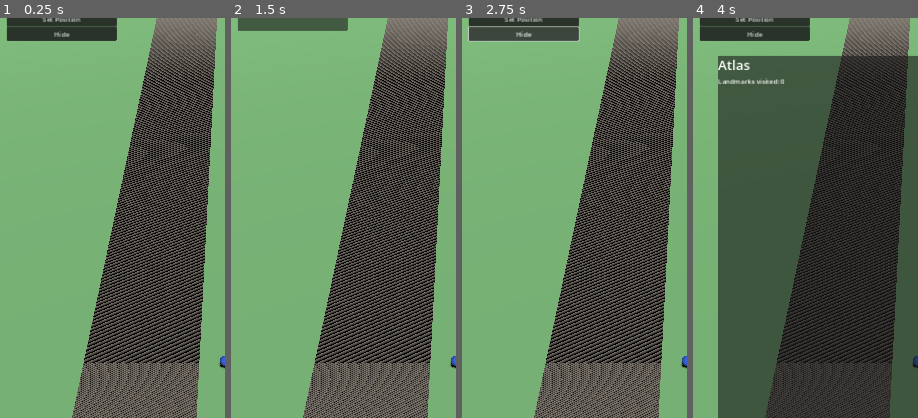
Above: before the commit, frames 1-4 (left to right).
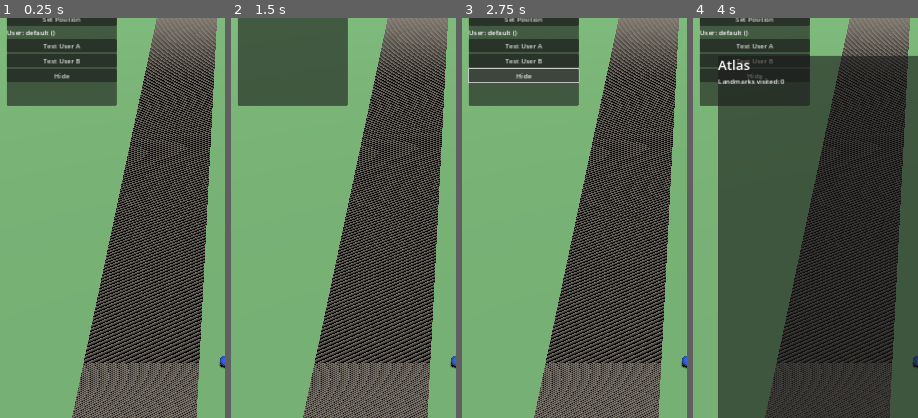
Above: after the commit, the same moments.

Repository: Dominic339/Shared-Skies
Game: Godot game, scene res://scenes/Main.tscn
The game is run twice, just before and just after one commit, with the same random seed, the same clock (stepped at 60 frames per second) and the same inputs.
Inputs (mouse positions are % of the whole screen's width and height, from its top left):
- Up to frame 1 (0.25 s): no input
- Up to frame 2 (1.5 s): click (14, 3) at 0.52 s; type "12" at 0.6 s; click (14, 5) at 0.75 s; type "12" at 0.83 s; click "Hide" at 1.25 s
- Up to frame 3 (2.75 s): click "Show" at 2 s
- Up to frame 4 (4 s): click (14, 10) at 2.75 s, where only the run after the commit has a clickable "Test User A"; click "Atlas" at 3.5 s
The pictures show only the part of the screen within x 0-50%, y 7-57%; the shares and areas given below are measured in that part.

The runs differ from the first frame. In frame 1, 9.4% of the frame differs, in the area x 2-52%, y 2-22%; in frame 2, 9.2%; in frame 3, 8.6%; in frame 4, 9.1%.

Commit message:
Add profile card placement/collection backend + dev multi-account switcher
Backfills and auto-populates profile_card_slots, denormalizes landmark_id
onto placements to enforce one active placement per Landmark (not just
per slot), wires up collection insert RLS (no self-collection) with a
decrement/expire trigger, and adds public-read views for slot state and
minimal profile info. Also adds a dev-only Test User A/B switcher so
player-to-player features like this can be tested with two identities in
one running game.

Co-Authored-By: Claude Sonnet 5 <noreply@anthropic.com>
Claude-Session: https://claude.ai/code/session_01AHmiCVGuG2bKpEKrF4VL2r

Diff:
--- a/client/scenes/Main.tscn
+++ b/client/scenes/Main.tscn
@@ -59,7 +59,7 @@
 offset_left = 16.0
 offset_top = 16.0
 offset_right = 280.0
-offset_bottom = 160.0
+offset_bottom = 340.0
 
 [node name="VBoxContainer" type="VBoxContainer" parent="DevUI/Panel"]
 
@@ -74,6 +74,15 @@
 
 [node name="SetButton" type="Button" parent="DevUI/Panel/VBoxContainer"]
 text = "Set Position"
+
+[node name="UserLabel" type="Label" parent="DevUI/Panel/VBoxContainer"]
+text = "User: --"
+
+[node name="TestUserAButton" type="Button" parent="DevUI/Panel/VBoxContainer"]
+text = "Test User A"
+
+[node name="TestUserBButton" type="Button" parent="DevUI/Panel/VBoxContainer"]
+text = "Test User B"
 
 [node name="HideButton" type="Button" parent="DevUI/Panel/VBoxContainer"]
 text = "Hide"
--- a/client/scripts/autoload/supabase_client.gd
+++ b/client/scripts/autoload/supabase_client.gd
@@ -23,6 +23,11 @@
 var refresh_token: String = ""
 var user_id: String = ""
 var is_ready: bool = false
+# Dev-only: lets multiple anonymous test accounts be switched between
+# under different labels (see switch_to_test_account) without clearing
+# session data -- needed to test player-to-player features like profile
+# card placement/collection, which require two separate identities.
+var current_test_label: String = "default"
 
 
 func _ready() -> void:
@@ -30,9 +35,24 @@
 	# launch mints a brand new anonymous identity and silently orphans
 	# whatever the player collected last time. Try to resume a saved
 	# session first; only mint a fresh anonymous user if that fails.
-	var saved_refresh_token := _load_saved_refresh_token()
+	var saved_refresh_token := _load_saved_refresh_token(current_test_label)
 	if saved_refresh_token != "":
 		if await _refresh_session(saved_refresh_token):
+			return
+	await _sign_in_anonymously()
+
+
+# Dev-only: switches to a separate anonymous account under `label`,
+# minting a brand new one the first time that label is used and resuming
+# it on every later switch back -- lets two-player features be tested by
+# swapping identities in the same running game instead of reinstalling or
+# clearing session data.
+func switch_to_test_account(label: String) -> void:
+	current_test_label = label
+	is_ready = false
+	var saved := _load_saved_refresh_token(label)
+	if saved != "":
+		if await _refresh_session(saved):
 			return
 	await _sign_in_anonymously()
 
@@ -55,7 +75,7 @@
 	access_token = response["access_token"]
 	refresh_token = response["refresh_token"]
 	user_id = response.get("user", {}).get("id", "")
-	_save_refresh_token(refresh_token)
+	_save_refresh_token(current_test_label, refresh_token)
 	is_ready = true
 	authenticated.emit()
 	return true
@@ -126,19 +146,41 @@
 	return parsed
 
 
-func _load_saved_refresh_token() -> String:
+func _load_saved_refresh_token(label: String) -> String:
 	if not FileAccess.file_exists(SESSION_PATH):
 		return ""
 	var file := FileAccess.open(SESSION_PATH, FileAccess.READ)
 	if file == null:
 		return ""
 	var parsed: Variant = JSON.parse_string(file.get_as_text())
-	if parsed is Dictionary and parsed.has("refresh_token"):
-		return parsed["refresh_token"]
+	if parsed is Dictionary:
+		# Pre-multi-account format: a single top-level refresh_token,
+		# always the "default" label.
+		if label == "default" and parsed.has("refresh_token"):
+			return parsed["refresh_token"]
+		var tokens: Variant = parsed.get("tokens", {})
+		if tokens is Dictionary and tokens.has(label):
+			return tokens[label]
 	return ""
 
 
-func _save_refresh_token(token: String) -> void:
+func _save_refresh_token(label: String, token: String) -> void:
+	# Preserves whatever other labels' tokens already exist (including a
+	# pre-multi-account "default" token) instead of clobbering them --
+	# switching to a new test account shouldn't lose the ability to
+	# switch back to ones already saved.
+	var tokens := {}
+	if FileAccess.file_exists(SESSION_PATH):
+		var file := FileAccess.open(SESSION_PATH, FileAccess.READ)
+		if file != null:
+			var parsed: Variant = JSON.parse_string(file.get_as_text())
+			if parsed is Dictionary:
+				if parsed.has("refresh_token"):
+					tokens["default"] = parsed["refresh_token"]
+				var existing: Variant = parsed.get("tokens", {})
+				if existing is Dictionary:
+					tokens.merge(existing, true)
+	tokens[label] = token
 	var file := FileAccess.open(SESSION_PATH, FileAccess.WRITE)
 	if file != null:
-		file.store_string(JSON.stringify({"refresh_token": token}))
+		file.store_string(JSON.stringify({"tokens": tokens}))
--- a/client/scripts/dev_location_ui.gd
+++ b/client/scripts/dev_location_ui.gd
@@ -4,19 +4,38 @@
 @onready var lat_edit: LineEdit = $Panel/VBoxContainer/LatEdit
 @onready var lng_edit: LineEdit = $Panel/VBoxContainer/LngEdit
 @onready var set_button: Button = $Panel/VBoxContainer/SetButton
+@onready var user_label: Label = $Panel/VBoxContainer/UserLabel
+@onready var test_user_a_button: Button = $Panel/VBoxContainer/TestUserAButton
+@onready var test_user_b_button: Button = $Panel/VBoxContainer/TestUserBButton
 @onready var hide_button: Button = $Panel/VBoxContainer/HideButton
 
 
 func _ready() -> void:
 	set_button.pressed.connect(_on_set_button_pressed)
+	test_user_a_button.pressed.connect(_on_test_user_a_pressed)
+	test_user_b_button.pressed.connect(_on_test_user_b_pressed)
 	hide_button.pressed.connect(_on_hide_button_pressed)
 	DevLocation.position_changed.connect(_update_label)
+	SupabaseClient.authenticated.connect(_update_user_label)
 	_update_label()
+	_update_user_label()
 
 
 func _on_set_button_pressed() -> void:
 	if lat_edit.text.is_valid_float() and lng_edit.text.is_valid_float():
 		DevLocation.set_position_manual(lat_edit.text.to_float(), lng_edit.text.to_float())
+
+
+# Dev-only -- lets profile-card placement/collection (and any other
+# player-to-player feature) be tested by swapping identities in the same
+# running game, instead of reinstalling or clearing session data to get a
+# second account.
+func _on_test_user_a_pressed() -> void:
+	await SupabaseClient.switch_to_test_account("Test User A")
+
+
+func _on_test_user_b_pressed() -> void:
+	await SupabaseClient.switch_to_test_account("Test User B")
 
 
 # Collapses everything except this button itself (rather than hiding the
@@ -28,8 +47,15 @@
 	lat_edit.visible = not collapse
 	lng_edit.visible = not collapse
 	set_button.visible = not collapse
+	user_label.visible = not collapse
+	test_user_a_button.visible = not collapse
+	test_user_b_button.visible = not collapse
 	hide_button.text = "Show" if collapse else "Hide"
 
 
 func _update_label() -> void:
 	position_label.text = "Lat: %.5f  Lng: %.5f" % [DevLocation.current_lat, DevLocation.current_lng]
+
+
+func _update_user_label() -> void:
+	user_label.text = "User: %s (%s)" % [SupabaseClient.current_test_label, SupabaseClient.user_id.left(8)]
--- a/client/scripts/main.gd
+++ b/client/scripts/main.gd
@@ -58,6 +58,23 @@
 	await _load_landmarks()
 	await _load_existing_visits()
 
+	# Connected only now, after the initial load above completes -- fires
+	# on a later re-authentication (a dev test-account switch mid-session),
+	# refreshing per-account visited state. Landmarks themselves don't
+	# need re-fetching, they're the same public data for everyone.
+	# Deliberately not connected any earlier: this same signal is also
+	# what the await above resumes on, and firing this handler against the
+	# still-empty markers_by_landmark_id before _load_landmarks() has even
+	# run would silently do nothing.
+	SupabaseClient.authenticated.connect(_on_supabase_reauthenticated)
+
+
+func _on_supabase_reauthenticated() -> void:
+	print("Signed in anonymously as %s" % SupabaseClient.user_id)
+	for marker: LandmarkMarker in markers_by_landmark_id.values():
+		marker.set_visited(false)
+	await _load_existing_visits()
+
 
 func _unhandled_input(event: InputEvent) -> void:
 	# Global Escape/back handler -- every menu should be closeable this
Not shown, added: supabase/migrations/20260721000000_profile_card_slots.sql
Not shown, added: supabase/migrations/20260721010000_profile_card_placements_rules.sql
Not shown, added: supabase/migrations/20260721020000_profile_card_collections_rules.sql
Not shown, added: supabase/migrations/20260721030000_profile_card_views.sql
